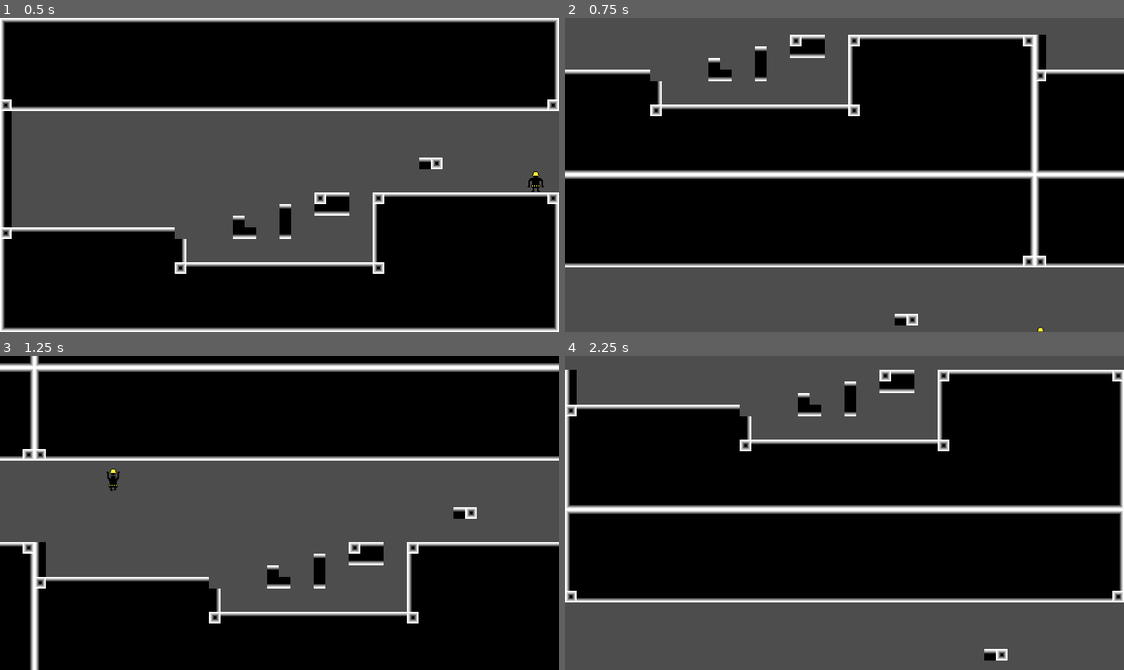
Above: before the commit, frames 1-4 (two rows, left to right).
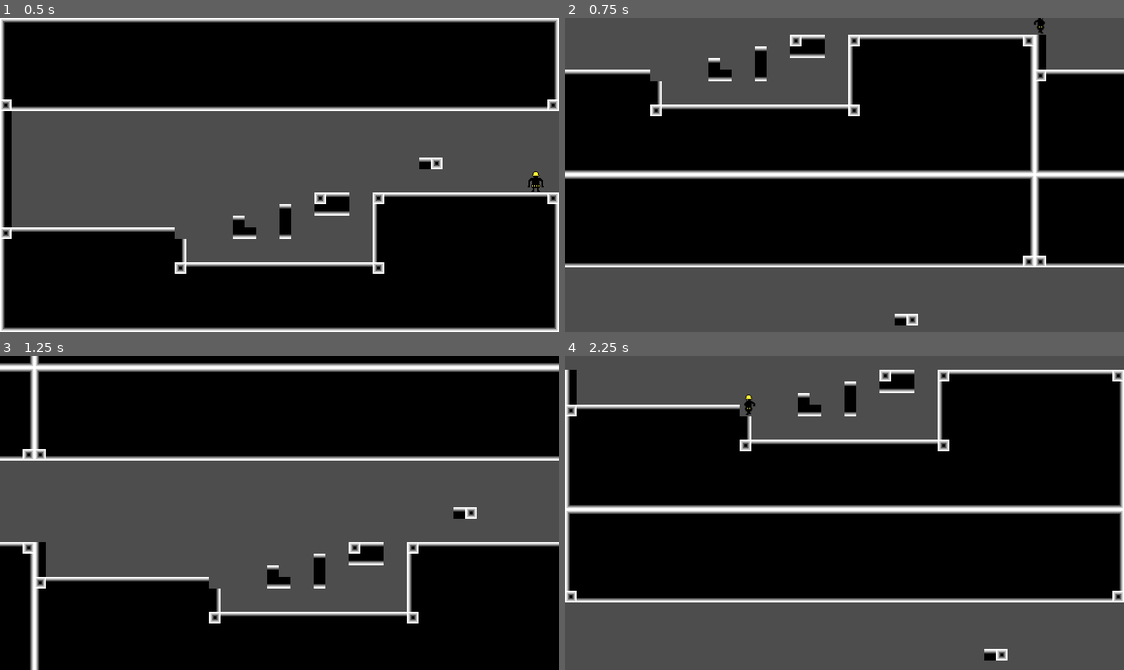
Above: after the commit, the same moments.

Repository: jaredinyaagha1/SuperAnomalyRepairman
Game: Godot game, scene res://scenes/main.tscn
The game is run twice, just before and just after one commit, with the same random seed, the same clock (stepped at 60 frames per second) and the same inputs.
Inputs:
- Up to frame 1 (0.5 s): no input
- Up to frame 2 (0.75 s): tap Enter at 0.5 s; hold D (move_right) from 0.53 s (still down); tap S (travel_future) at 0.6 s
- Up to frame 3 (1.25 s): keep holding D (move_right); tap Space (jump) at 0.77 s
- Up to frame 4 (2.25 s): tap W (travel_past) at 1.35 s; tap Space (jump) at 1.52 s; release D (move_right) at 2.03 s; hold A (move_left) from 2.03 s (still down); tap S (travel_future) at 2.1 s

Frame 1 is identical in both runs. In frame 2, less than 0.1% of the frame differs, in the area x 83-86%, y 0-100%; in frame 3, 0.1%, in the area x 19-22%, y 35-44%; in frame 4, less than 0.1%.
Error after the commit: Attempt to call function 'connect' in base 'null instance' on a null instance. (res://scenes/main.gd:9)

Commit message:
Fix changes I made to scene references

Diff:
--- a/scenes/main.gd
+++ b/scenes/main.gd
@@ -1,6 +1,6 @@
 extends Node
 
-@onready var player = $Player
+@onready var player = $Pdlayer
 @onready var sprite2D = $Player/Sprite2D
 
 const SCREEN_HEIGHT = 432
